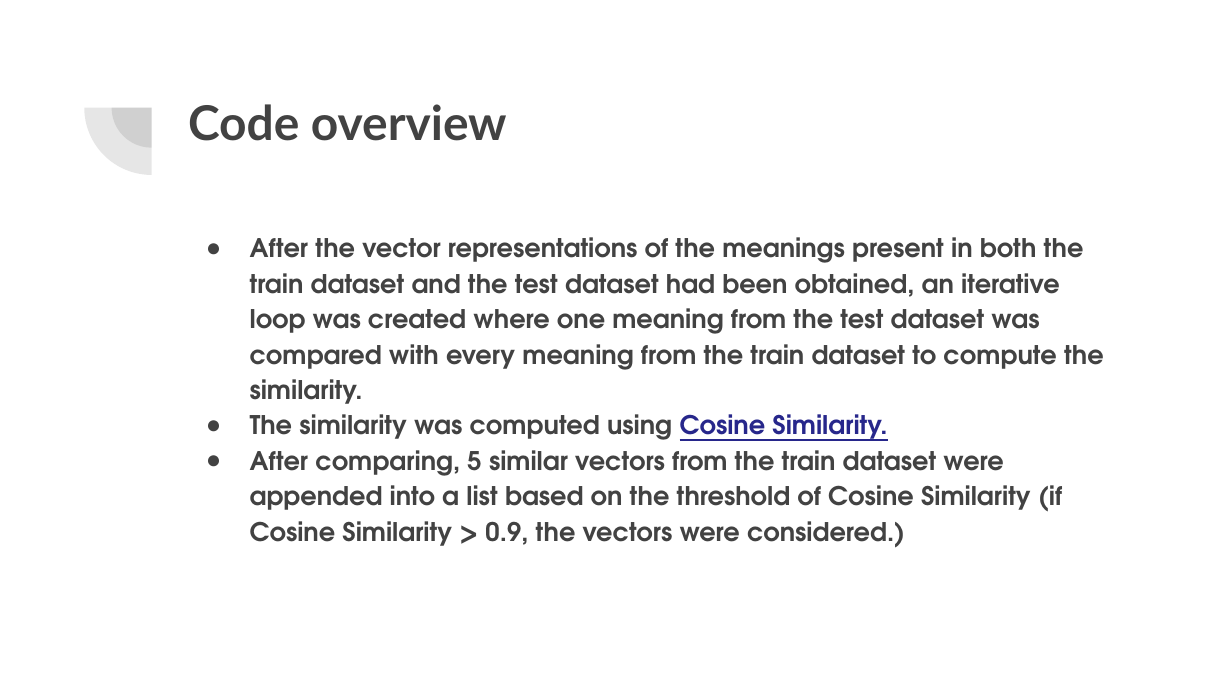
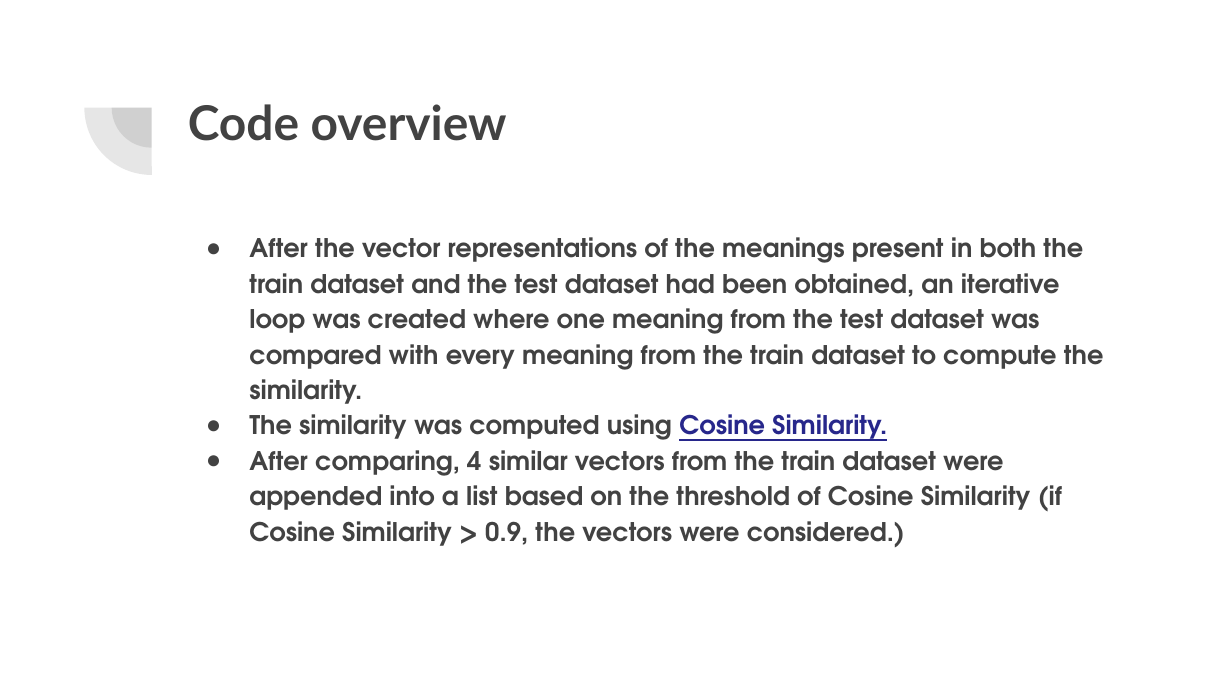
Before and after one commit to dhiganthrao/WordUnMasker, a slide deck: slide 7 of Code presentation Make-A-Thon.pptx. Drawn at 1232x693 pixels with LibreOffice and Linux fonts; fonts in the diff are those of the drawing. Boxes give left, top, right and bottom in pixels: in the first picture for what was removed or moved away, otherwise in the second. Text is boxed around its words. In the diff, an @@ line names an element or a change of style, - is before the commit and + after.

```diff
--- a/Code presentation Make-A-Thon.pptx
+++ b/Code presentation Make-A-Thon.pptx
@@ text at [249,450,1062,547]: text changed @@
-● After comparing, 5 similar vectors from the train dataset were appended into a list based on the threshold of Cosine Similarity (if Cosine Similarity > 0.9, the vectors were considered.)
+● After comparing, 4 similar vectors from the train dataset were appended into a list based on the threshold of Cosine Similarity (if Cosine Similarity > 0.9, the vectors were considered.)
```
Also in this commit, not shown: 3 other slides changed.
